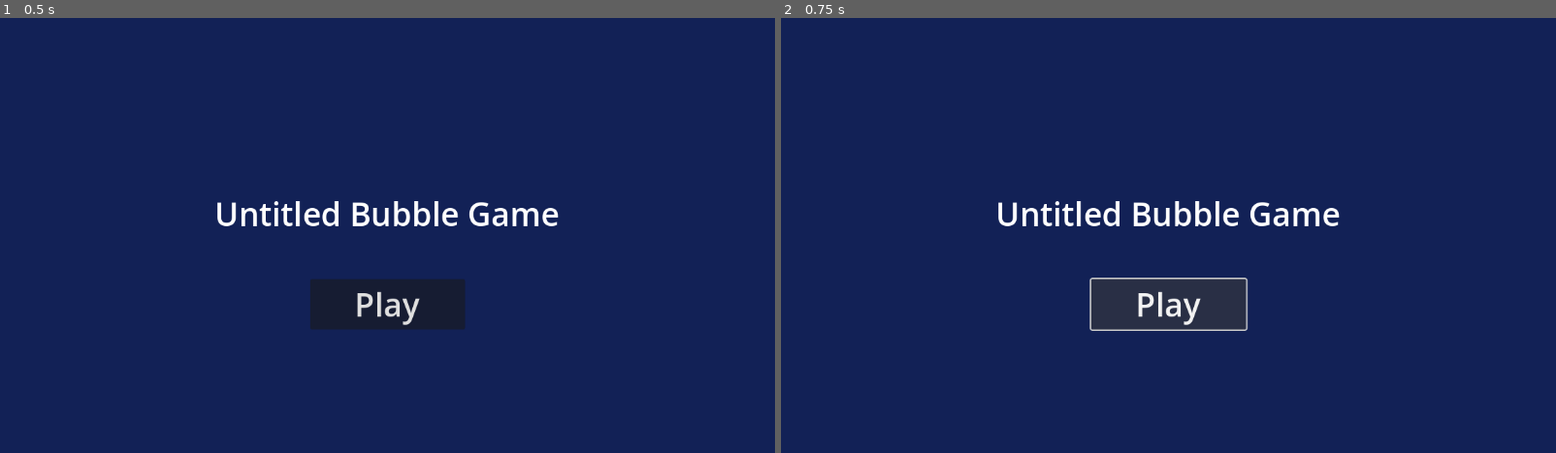
Above: before the commit, frames 1-2 (left to right).
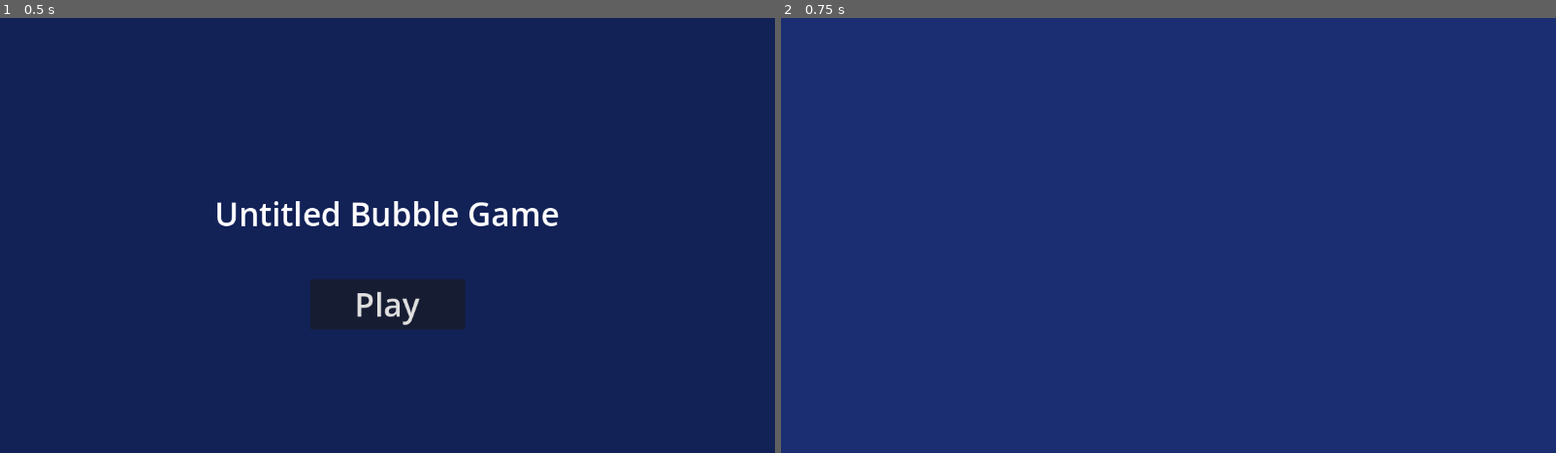
Above: after the commit, the same moments.

Repository: KaterynaKateryna/GlobalGameJam2025-Bubble
Game: Godot game, scene res://src/Scenes/start_screen.tscn
The game is run twice, just before and just after one commit, with the same random seed, the same clock (stepped at 60 frames per second) and the same inputs. Before the commit the project starts from res://src/UI/start_screen.tscn.
Inputs:
- Up to frame 1 (0.5 s): no input
- Up to frame 2 (0.75 s): click "Play" at 0.5 s

Frame 1 is identical in both runs. In frame 2, 100% of the frame differs, in the area x 0-100%, y 0-100%.

Commit message:
add empty game scene

Diff:
--- a/project.godot
+++ b/project.godot
@@ -11,7 +11,7 @@
 [application]
 
 config/name="GGJ2025-Bubble"
-run/main_scene="res://src/UI/start_screen.tscn"
+run/main_scene="res://src/Scenes/start_screen.tscn"
 config/features=PackedStringArray("4.3", "Mobile")
 config/icon="res://icon.svg"
 
--- /dev/null
+++ b/src/Scenes/game_screen.tscn
@@ -0,0 +1,18 @@
+[gd_scene format=3 uid="uid://rkrb4lohwjvx"]
+
+[node name="GameScreen" type="Control"]
+layout_mode = 3
+anchors_preset = 15
+anchor_right = 1.0
+anchor_bottom = 1.0
+grow_horizontal = 2
+grow_vertical = 2
+
+[node name="ColorRect" type="ColorRect" parent="."]
+layout_mode = 1
+anchors_preset = 15
+anchor_right = 1.0
+anchor_bottom = 1.0
+grow_horizontal = 2
+grow_vertical = 2
+color = Color(0.106267, 0.1816, 0.447099, 1)
--- /dev/null
+++ b/src/Scenes/start_screen.gd
@@ -0,0 +1,4 @@
+extends Control
+
+func _on_button_button_up() -> void:
+	get_tree().change_scene_to_file("res://src/Scenes/game_screen.tscn")
--- a/src/UI/start_screen.tscn
+++ b/src/Scenes/start_screen.tscn
@@ -1,4 +1,6 @@
-[gd_scene format=3 uid="uid://0sxg1xod8ndv"]
+[gd_scene load_steps=2 format=3 uid="uid://0sxg1xod8ndv"]
+
+[ext_resource type="Script" path="res://src/Scenes/start_screen.gd" id="1_e1qkf"]
 
 [node name="StartScreen" type="Control"]
 layout_mode = 3
@@ -7,6 +9,7 @@
 anchor_bottom = 1.0
 grow_horizontal = 2
 grow_vertical = 2
+script = ExtResource("1_e1qkf")
 
 [node name="ColorRect" type="ColorRect" parent="."]
 layout_mode = 1
@@ -40,3 +43,5 @@
 anchor_bottom = 0.7
 theme_override_font_sizes/font_size = 48
 text = "Play"
+
+[connection signal="button_up" from="Button" to="." method="_on_button_button_up"]
Not shown, changed: .gitignore
